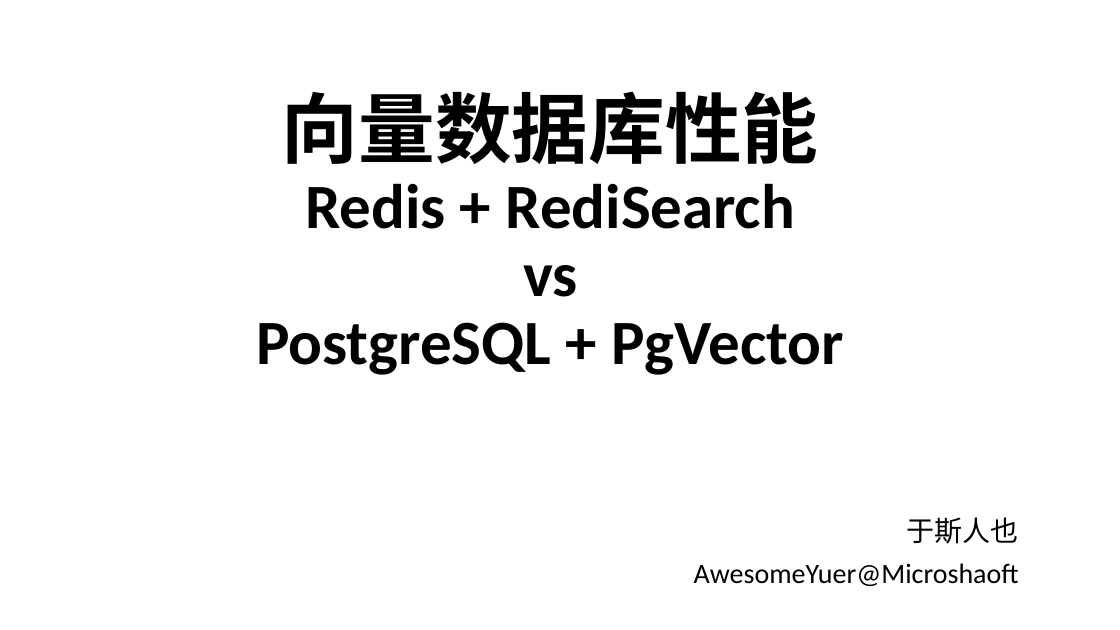
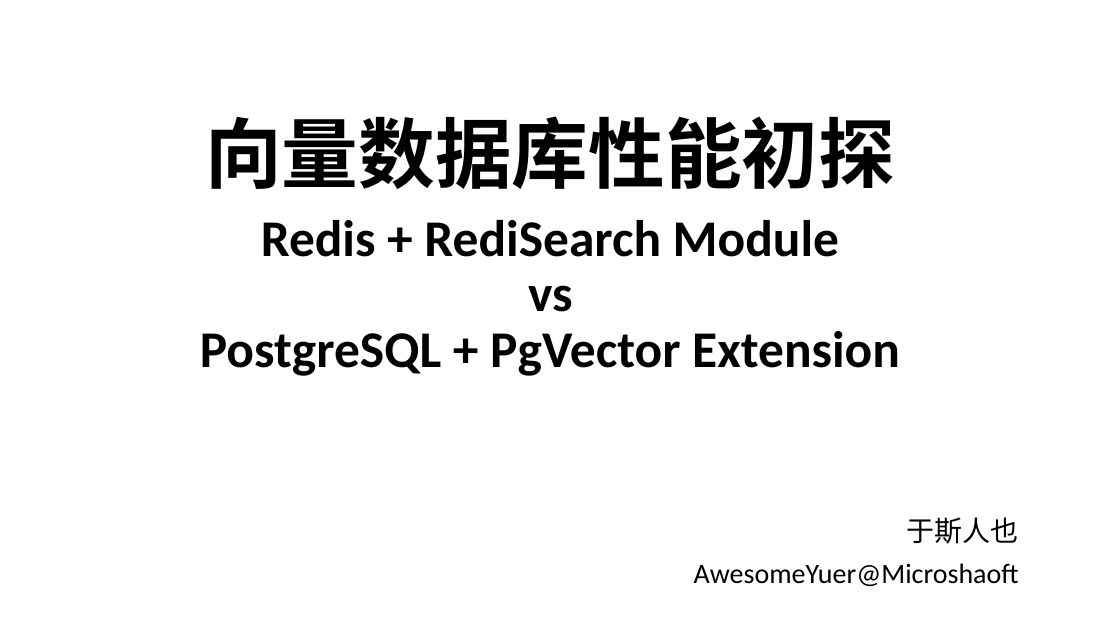
Before and after one commit to AwesomeYuer/PostgreSQL.PgVector.Performance, a slide deck: slide 1 of Vector.DataBases.And.Performance.Awesome.Yuer.pptx. Drawn at 1120x630 pixels with LibreOffice and Linux fonts; fonts in the diff are those of the drawing. Boxes give left, top, right and bottom in pixels: in the first picture for what was removed or moved away, otherwise in the second. Text is boxed around its words. In the diff, an @@ line names an element or a change of style, - is before the commit and + after.

```diff
--- a/Vector.DataBases.And.Performance.Awesome.Yuer.pptx
+++ b/Vector.DataBases.And.Performance.Awesome.Yuer.pptx
@@ title at [200, 116, 900, 376]: text changed; size 54 to 44.1 pt @@
-向量数据库性能
-Redis + RediSearch
-vs
-PostgreSQL + PgVector
+向量数据库性能初探
+Redis + RediSearch Module
+vs
+PostgreSQL + PgVector Extension
```
Also in this commit, not shown: 6 other slides changed.
